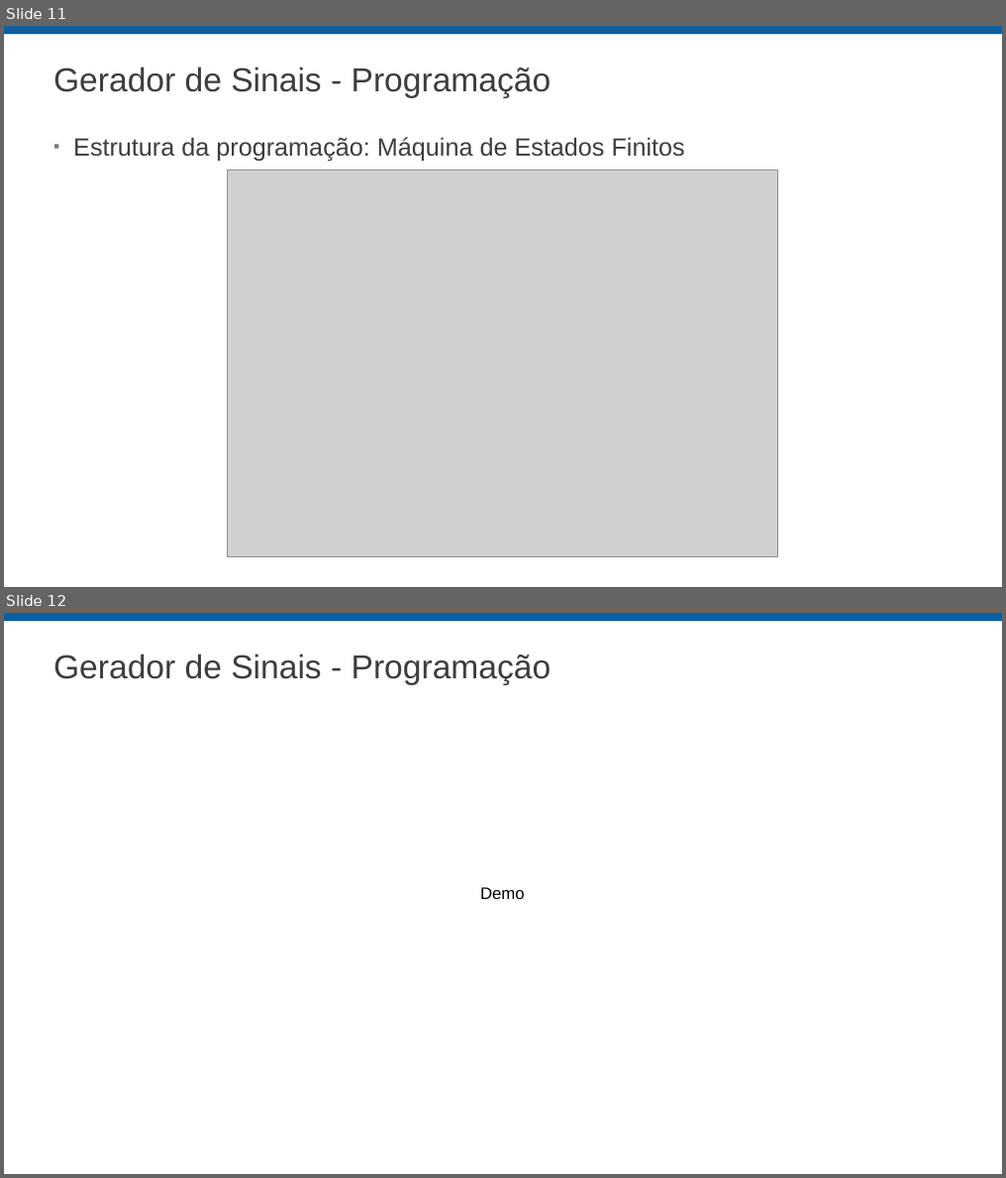
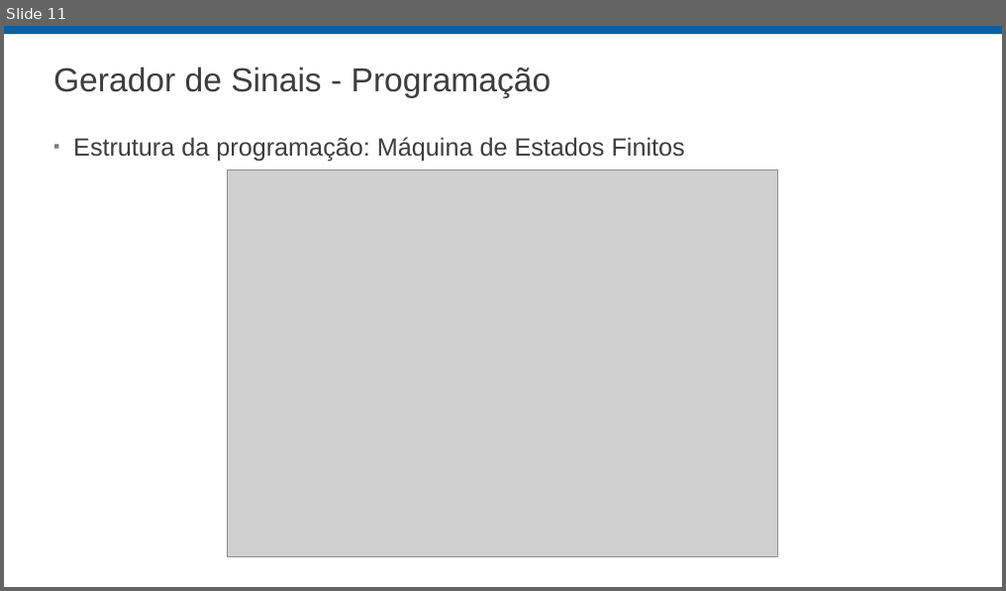
Before and after one commit to belleorlandi/Intern_Project_IO, a slide deck: MVP/MVP-final/Apresentação Final.pptx. Shown one above the other, each under a label of ours: slides 11 and 12 before the commit, slide 11 after it. The pictures are 1006x1178 and 1006x591 pixels, drawn with LibreOffice and Linux fonts; fonts in the diff are those of the drawing; grey boxes stand for pictures; background and template pictures are left out. Boxes give left, top, right and bottom in pixels: in the first picture for what was removed or moved away, otherwise in the second. Text is boxed around its words. In the diff, an @@ line names an element or a change of style, - is before the commit and + after.

```diff
--- a/MVP/MVP-final/Apresentação Final.pptx
+++ b/MVP/MVP-final/Apresentação Final.pptx
@@ slide 12 removed at [4, 613, 1002, 1174], background #FFFFFF; not listed: 1 template element that a slide beside it also shows @@
@@ title removed at [54, 654, 551, 685] @@
-Gerador de Sinais - Programação
@@ text removed at [480, 887, 525, 899] @@
-Demo
```
Also in this commit, not shown: 7 slides changed, 2 slides added, 1 other slide removed, 29 other files.
